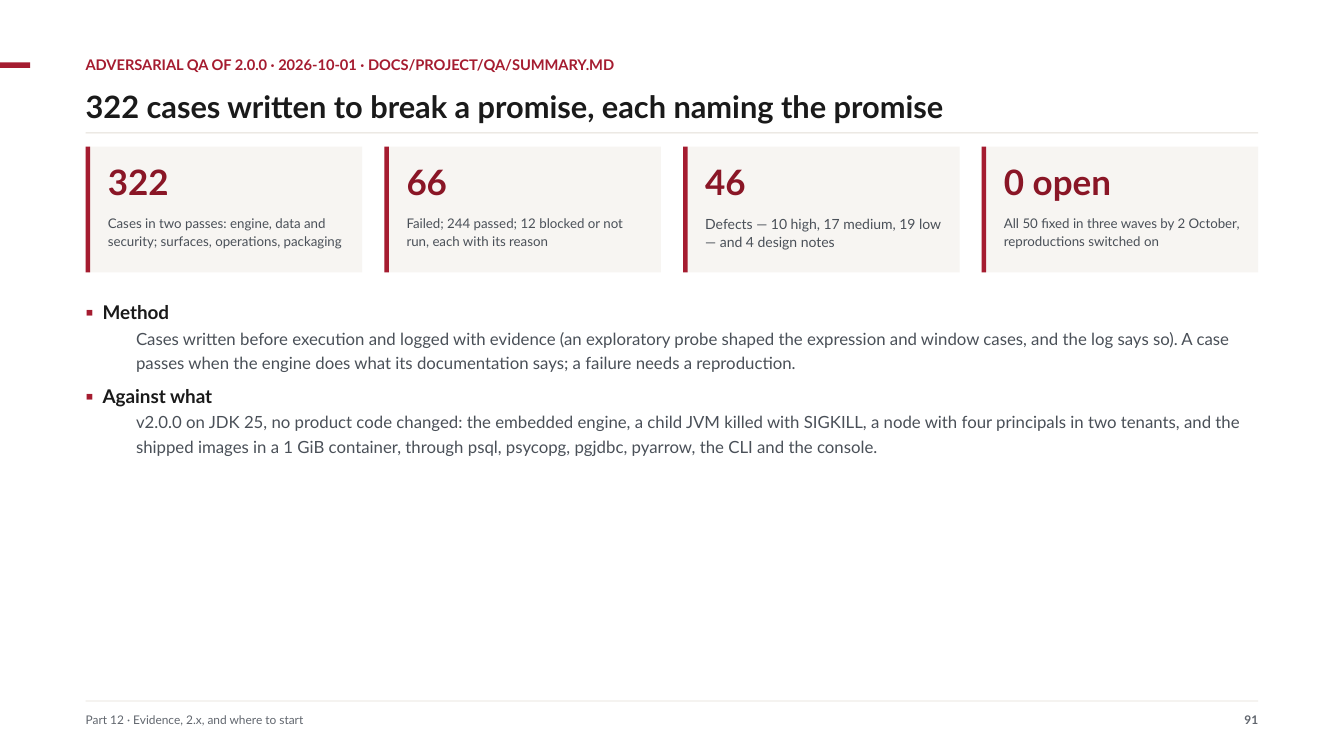
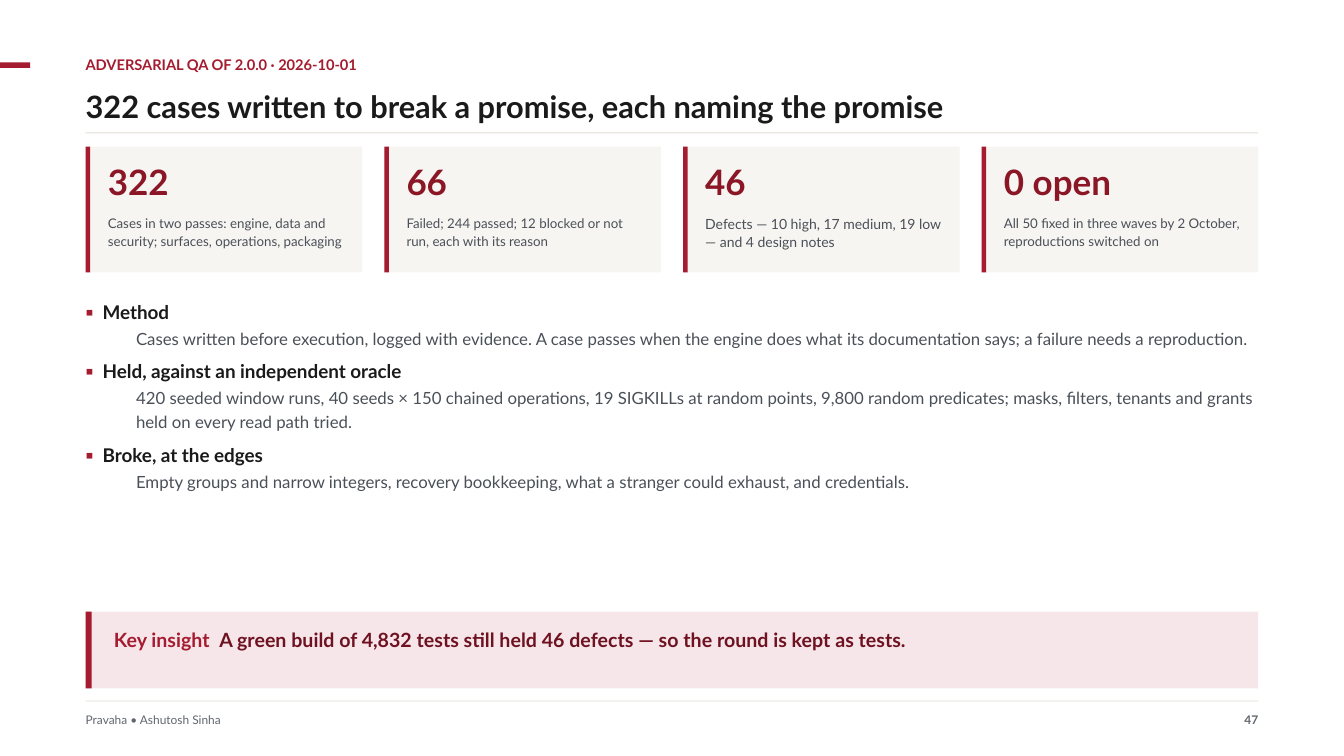
Before and after one commit to ajsinha/pravaha, a slide deck: slide 47 of docs/publications/Pravaha-Continuous-SQL-Engine-Design-and-Evidence.pptx (slide 91 before the commit). Drawn at 1344x756 pixels with LibreOffice and Linux fonts; fonts in the diff are those of the drawing. Boxes give left, top, right and bottom in pixels: in the first picture for what was removed or moved away, otherwise in the second. Text is boxed around its words. In the diff, an @@ line names an element or a change of style, - is before the commit and + after.

```diff
--- a/docs/publications/Pravaha-Continuous-SQL-Engine-Design-and-Evidence.pptx
+++ b/docs/publications/Pravaha-Continuous-SQL-Engine-Design-and-Evidence.pptx
@@ text at bbox=[86, 59, 357, 72]: text changed @@
-ADVERSARIAL QA OF 2.0.0 · 2026-10-01 · DOCS/PROJECT/QA/SUMMARY.MD
+ADVERSARIAL QA OF 2.0.0 · 2026-10-01
@@ text at bbox=[103, 332, 1253, 491]: text changed @@
-  Cases written before execution and logged with evidence (an exploratory probe shaped the expression and window cases, and the log says so). A case passes when the engine does what its documentation says; a failure needs a reproduction.
-▪ Against what
-  v2.0.0 on JDK 25, no product code changed: the embedded engine, a child JVM killed with SIGKILL, a node with four principals in two tenants, and the shipped images in a 1 GiB container, through psql, psycopg, pgjdbc, pyarrow, the CLI and the console.
+  Cases written before execution, logged with evidence. A case passes when the engine does what its documentation says; a failure needs a reproduction.
+▪ Held, against an independent oracle
+  420 seeded window runs, 40 seeds × 150 chained operations, 19 SIGKILLs at random points, 9,800 random predicates; masks, filters, tenants and grants held on every read path tried.
+▪ Broke, at the edges
+  Empty groups and narrow integers, recovery bookkeeping, what a stranger could exhaust, and credentials.
@@ rectangle added at bbox=[86, 612, 1258, 689], fill #F6E6E9 @@
@@ rectangle added at bbox=[86, 612, 92, 689], fill #A51C30 @@
@@ text added at bbox=[114, 632, 906, 651], 14 pt, text #6E1120, bold @@
+Key insight A green build of 4,832 tests still held 46 defects — so the round is kept as tests.
@@ text at bbox=[86, 715, 220, 724]: text changed @@
-Part 12 · Evidence, 2.x, and where to start
+Pravaha • Ashutosh Sinha
@@ text at bbox=[1244, 715, 1258, 724]: text changed @@
-91
+47
```
Also in this commit, not shown: 17 other slides changed, 38 slides added, 81 slides removed, 11 other files.
